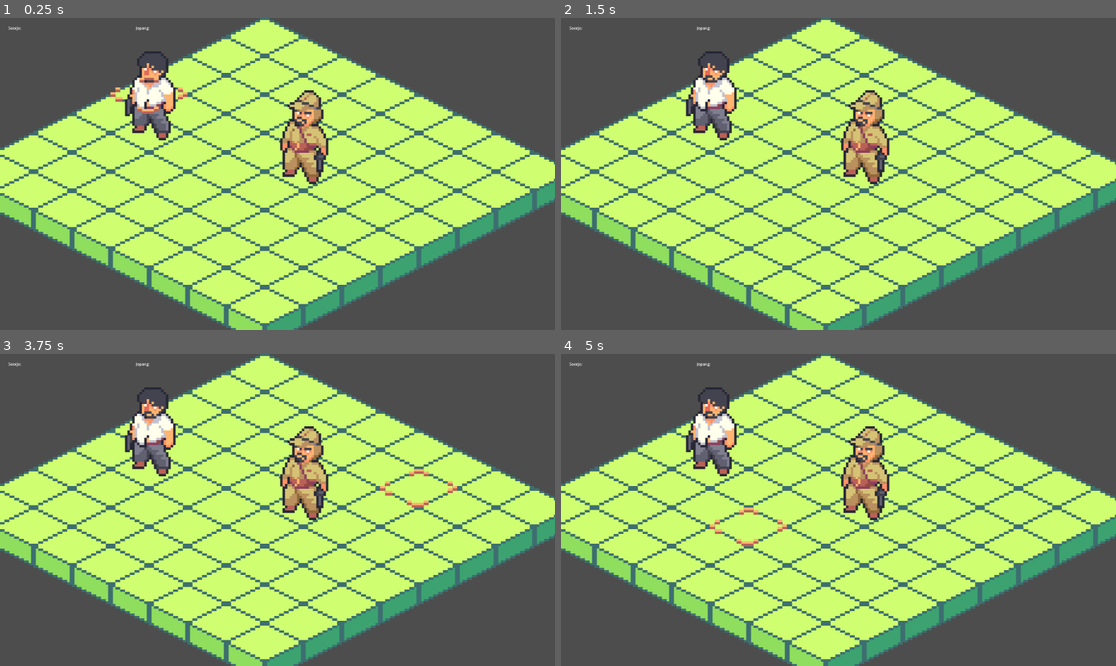
Above: before the commit, frames 1-4 (two rows, left to right).
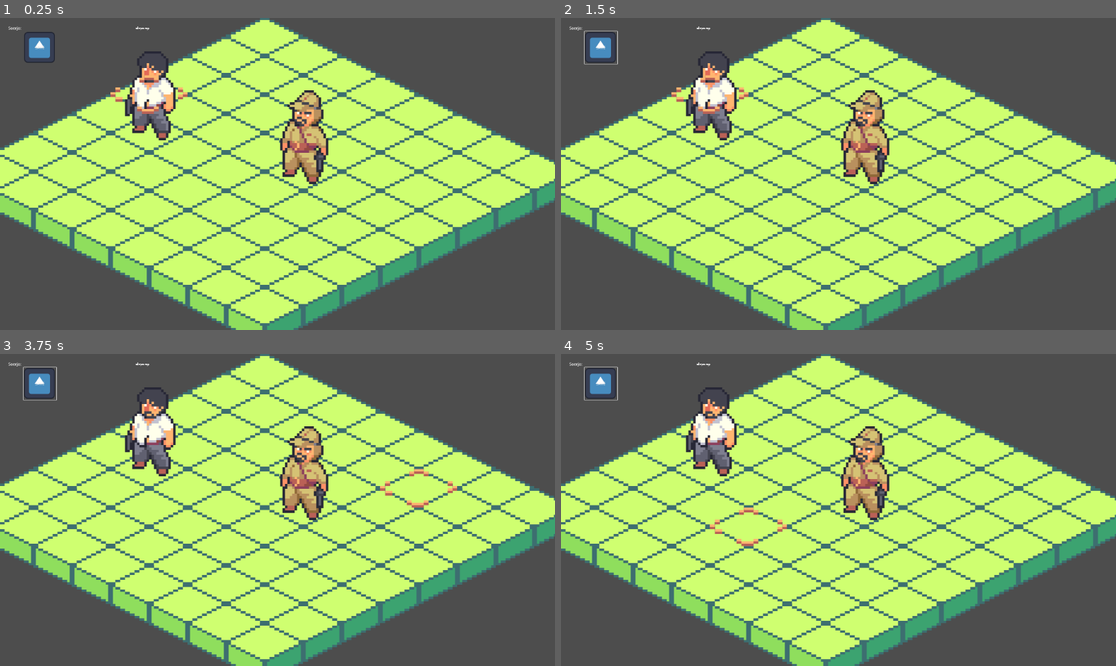
Above: after the commit, the same moments.

Repository: edenbayu/PerangSurabaya
Game: Godot game, scene res://Scene/level_1.tscn
Same seed, same stepped clock (60 frames per second), same inputs: the game is played once before the commit and once after it. The engine's default icon, where the game draws it, is replaced by a stand-in: a white triangle on a blue panel in a dark square.
Inputs (mouse positions are in pixels of both pictures, inside the frame that each line leads up to):
- Up to frame 1 (0.25 s): no input
- Up to frame 2 (1.5 s): click (599, 46) at 0.52 s; click (599, 46) at 1.25 s, where only the run after the commit has a clickable "SAVE"
- Up to frame 3 (3.75 s): click (38, 382) at 2.02 s; click (38, 382) at 2.77 s; move the mouse to (399, 494) at 3.52 s; press the mouse at (399, 494) at 3.53 s
- Up to frame 4 (5 s): move the mouse to (727, 525) at 4.27 s; release the mouse at (727, 525) at 4.28 s; click (727, 525) at 4.35 s

The runs differ from the first frame. In frame 1, 0.3% of the frame differs, in the area x 4-27%, y 2-15%; in frame 2, 0.6%, in the area x 4-34%, y 2-31%; in frame 3, 0.4%; in frame 4, 0.4%.
Error after the commit: Invalid call. Nonexistent function 'calculate_point_path' in base 'Nil'. (res://Scene/UnitPath.gd:12)

Commit message:
Coba ubah style button dan text

Diff:
--- /dev/null
+++ b/TurnBased_AIBehavior/PixelFont.tres
@@ -0,0 +1,6 @@
+[gd_resource type="FontVariation" load_steps=2 format=3 uid="uid://50xvyymn28l4"]
+
+[ext_resource type="FontFile" uid="uid://b13x4vqusjxd0" path="res://I-pixel-u.ttf" id="1_t5opt"]
+
+[resource]
+base_font = ExtResource("1_t5opt")
--- a/TurnBased_AIBehavior/Scene/GameBoard.gd
+++ b/TurnBased_AIBehavior/Scene/GameBoard.gd
@@ -16,6 +16,7 @@
 		cursor._sprite.visible = false
 	is_within_map = cursor._sprite.visible
 
+##Function yang terhubung dengan cursor click
 func _select_unit(cell: Vector2) -> void:
-	var mapped_pos = unitPath.local_tomap(cell)
+	var mapped_pos = unitPath.local_to_map(cell)
 	unitPath.draw(Vector2(0,0), mapped_pos)
--- /dev/null
+++ b/TurnBased_AIBehavior/Scene/Label.gd
@@ -0,0 +1,3 @@
+extends Label
+
+@export var style: Resource
--- a/TurnBased_AIBehavior/Scene/UI.tscn
+++ b/TurnBased_AIBehavior/Scene/UI.tscn
@@ -1,6 +1,10 @@
-[gd_scene load_steps=2 format=3 uid="uid://crrclr6rtjda"]
+[gd_scene load_steps=6 format=3 uid="uid://crrclr6rtjda"]
 
 [ext_resource type="Script" path="res://Scripts/UI.gd" id="1_jrp3s"]
+[ext_resource type="Script" path="res://Scene/Label.gd" id="2_j17w0"]
+[ext_resource type="Texture2D" uid="uid://c5qjg4mtr786" path="res://icon.svg" id="2_yvjpa"]
+[ext_resource type="FontVariation" uid="uid://50xvyymn28l4" path="res://PixelFont.tres" id="3_hqyk1"]
+[ext_resource type="FontFile" uid="uid://b13x4vqusjxd0" path="res://I-pixel-u.ttf" id="5_rqoqf"]
 
 [node name="Control" type="Control"]
 layout_mode = 3
@@ -16,6 +20,25 @@
 offset_right = 40.0
 offset_bottom = 23.0
 text = "Soerjo: "
+script = ExtResource("2_j17w0")
+style = ExtResource("3_hqyk1")
+
+[node name="TextureButton" type="TextureButton" parent="."]
+layout_mode = 0
+offset_left = 65.0
+offset_top = 28.0
+offset_right = 193.0
+offset_bottom = 156.0
+texture_normal = ExtResource("2_yvjpa")
+
+[node name="Button" type="Button" parent="TextureButton"]
+layout_mode = 0
+offset_left = -2.0
+offset_top = -3.0
+offset_right = 134.0
+offset_bottom = 133.0
+text = "SAVE"
+flat = true
 
 [node name="Label2" type="Label" parent="."]
 clip_contents = true
@@ -23,4 +46,5 @@
 offset_left = 529.0
 offset_right = 586.0
 offset_bottom = 23.0
+theme_override_fonts/font = ExtResource("5_rqoqf")
 text = "Jepang:"
--- a/TurnBased_AIBehavior/Scene/UnitPath.gd
+++ b/TurnBased_AIBehavior/Scene/UnitPath.gd
@@ -10,6 +10,7 @@
 
 func draw(cell_start: Vector2, cell_end: Vector2) -> void:
 	current_path = _pathfinder.calculate_point_path(cell_start, cell_end)
+	print(current_path)
 	for cell in current_path:
 		set_cell(0, cell, 0, Vector2(3,0))
 	print(current_path)
--- a/TurnBased_AIBehavior/Scene/level_1.tscn
+++ b/TurnBased_AIBehavior/Scene/level_1.tscn
@@ -69,4 +69,5 @@
 offset_right = -584.0
 offset_bottom = -288.0
 
+[connection signal="accept_pressed" from="GameBoard/Cursor" to="GameBoard" method="_select_unit"]
 [connection signal="moved" from="GameBoard/Cursor" to="GameBoard" method="_check_hoverable_tiles"]
--- a/TurnBased_AIBehavior/Scripts/Cursor.gd
+++ b/TurnBased_AIBehavior/Scripts/Cursor.gd
@@ -28,6 +28,5 @@
 		emit_signal("moved", cell)
 	# Trying to select something in a cell.
 	elif event.is_action_pressed("click") or event.is_action_pressed("ui_accept"):
-		print(cell)
 		emit_signal("accept_pressed", cell)
 # Called every frame. 'delta' is the elapsed time since the previous frame.
Binary file added: TurnBased_AIBehavior/I-pixel-u.ttf
Not shown, added: TurnBased_AIBehavior/I-pixel-u.ttf.import
